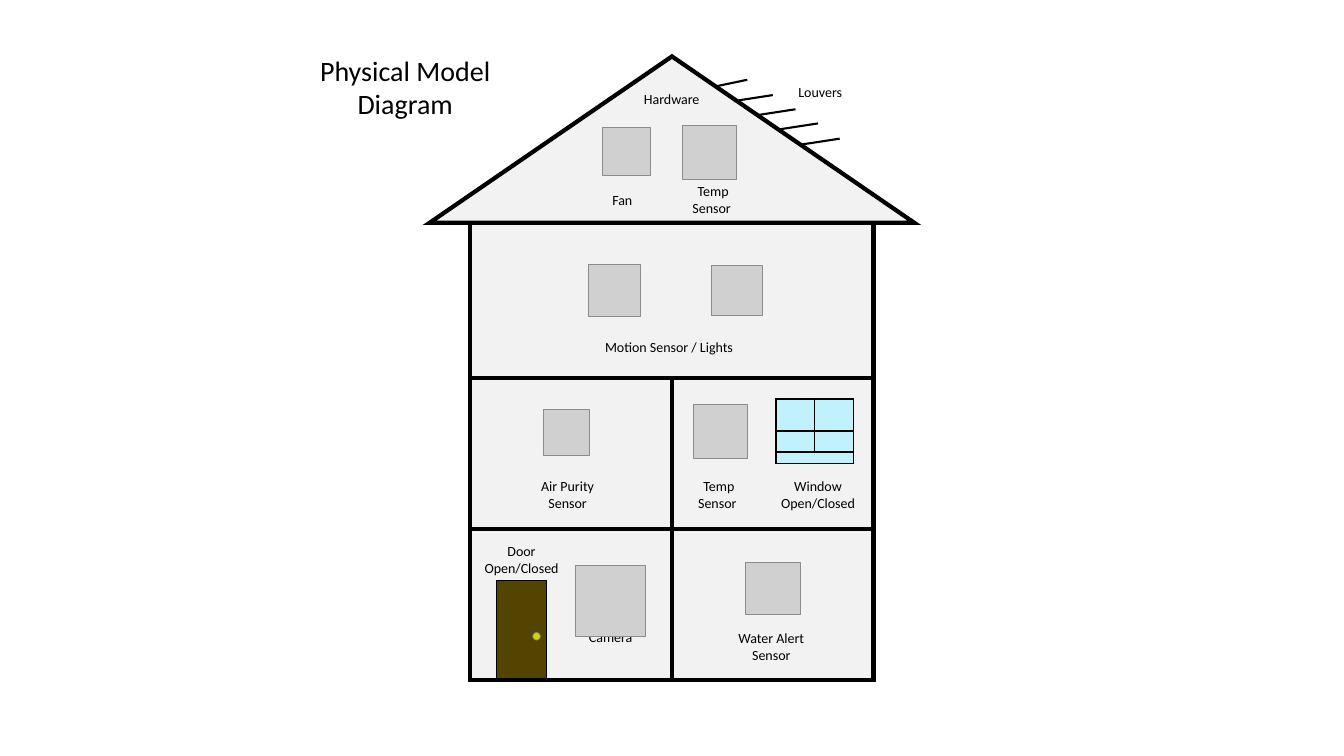
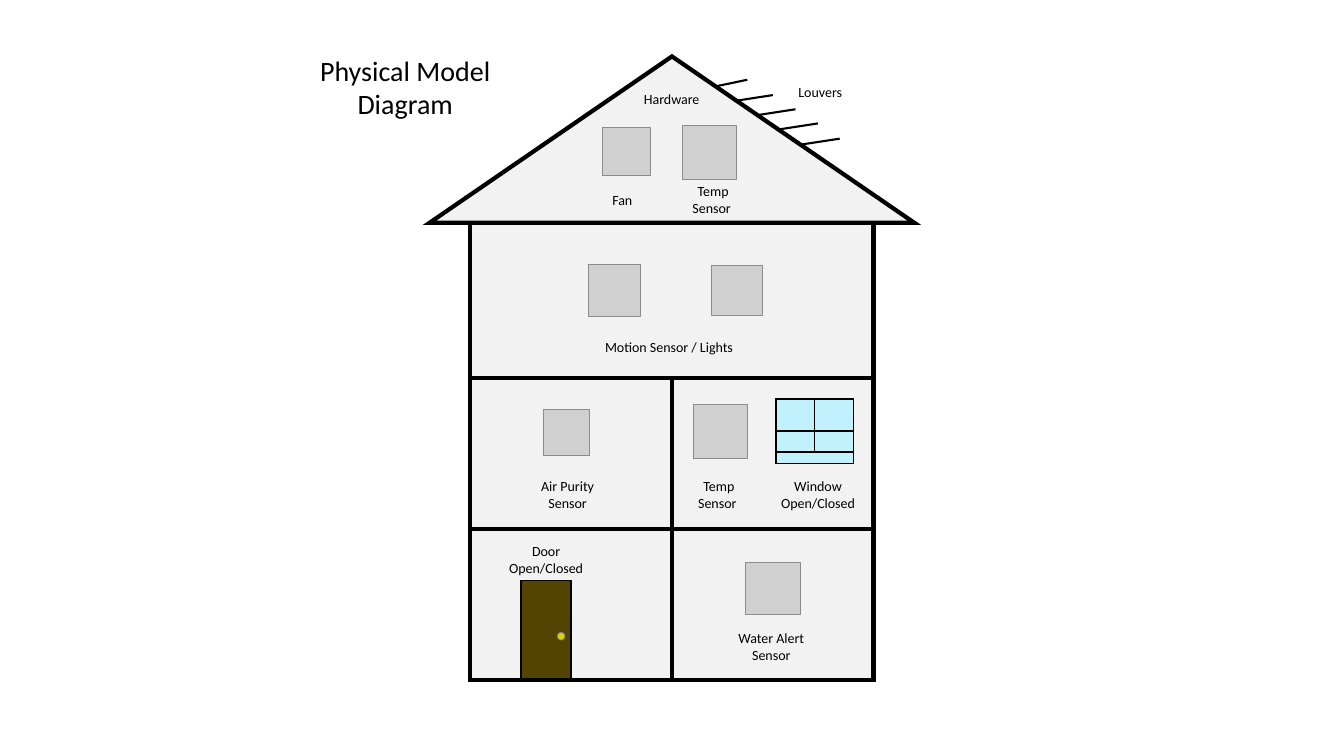
Before and after one commit to TP0948/Senior-Design-Automation, a slide deck: slide 1 of Wireframes/Housing Diagram.pptx. Drawn at 1344x756 pixels with LibreOffice and Linux fonts; fonts in the diff are those of the drawing; grey boxes stand for pictures. Boxes give left, top, right and bottom in pixels: in the first picture for what was removed or moved away, otherwise in the second. Text is boxed around its words. In the diff, an @@ line names an element or a change of style, - is before the commit and + after.

```diff
--- a/Wireframes/Housing Diagram.pptx
+++ b/Wireframes/Housing Diagram.pptx
@@ picture removed at (576,566,646,636) @@
@@ 1 text, 1 rectangle, 1 ellipse: place and size @@
-1 text, 1 rectangle, 1 ellipse at (485,547,559,679)
+1 text, 1 rectangle, 1 ellipse at (509,547,583,679)
@@ text removed at (589,636,632,642) @@
-Camera
```
Also in this commit, not shown: 4 slides removed, 2 other files.
